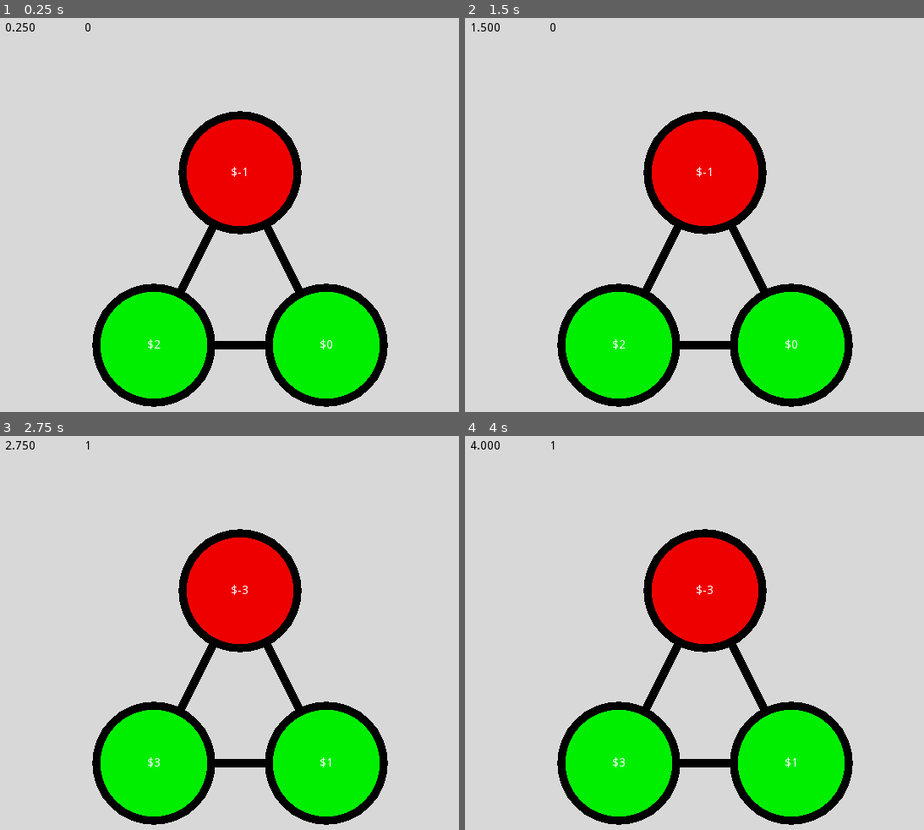
Above: before the commit, frames 1-4 (two rows, left to right).
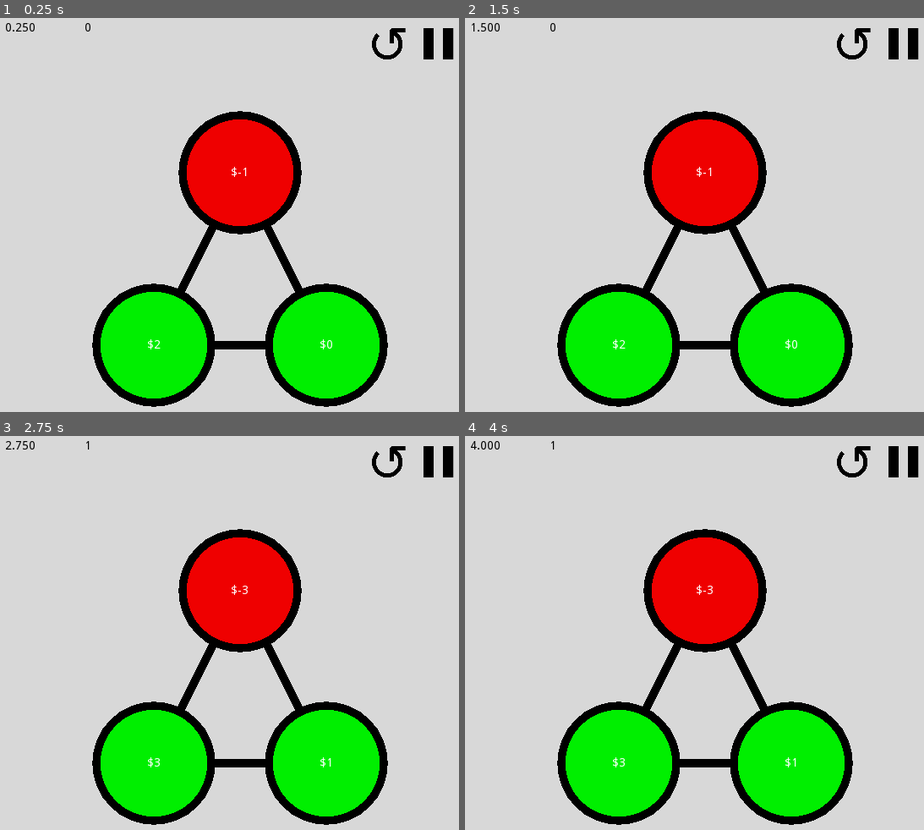
Above: after the commit, the same moments.

Repository: Inglo-Games/dollar-shuffle
Game: Godot game, scene res://scenes/game.tscn
Two runs of this game, one before a commit and one after it. Both use one fixed random seed, a clock stepped at 60 frames per second and the inputs below.
Inputs (mouse positions are in pixels of both pictures, inside the frame that each line leads up to):
- Up to frame 1 (0.25 s): no input
- Up to frame 2 (1.5 s): tap Enter at 0.5 s; move the mouse to (818, 234) at 0.52 s; click (818, 234) at 0.6 s; tap Space at 1.25 s; move the mouse to (602, 285) at 1.27 s; right-click (602, 285) at 1.35 s
- Up to frame 3 (2.75 s): tap Enter at 2 s; move the mouse to (289, 566) at 2.02 s; click (289, 566) at 2.1 s
- Up to frame 4 (4 s): tap Space at 2.75 s; move the mouse to (680, 778) at 2.77 s; right-click (680, 778) at 2.85 s; tap Enter at 3.5 s; move the mouse to (855, 751) at 3.52 s; click (855, 751) at 3.6 s

The runs differ from the first frame. In frame 1, 0.6% of the frame differs, in the area x 81-99%, y 2-11%; in frame 2, 0.6%; in frame 3, 0.6%; in frame 4, 0.6%.
Error in both runs: Invalid get index 'position' (on base: 'InputEventKey'). (res://scripts/graph_node.gd:53)

Commit message:
Adding undo and pause button assets

Diff:
--- a/scenes/game.tscn
+++ b/scenes/game.tscn
@@ -1,6 +1,8 @@
-[gd_scene load_steps=2 format=2]
+[gd_scene load_steps=4 format=2]
 
 [ext_resource path="res://scripts/level.gd" type="Script" id=1]
+[ext_resource path="res://assets/undo_btn.png" type="Texture" id=2]
+[ext_resource path="res://assets/pause_btn.png" type="Texture" id=3]
 
 [node name="base" type="Node2D" index="0"]
 
@@ -71,7 +73,8 @@
 [node name="undo_btn" type="TouchScreenButton" parent="." index="3"]
 
 position = Vector2( 450, 20 )
-normal = null
+scale = Vector2( 0.1, 0.1 )
+normal = ExtResource( 2 )
 pressed = null
 bitmask = null
 shape = null
@@ -80,11 +83,13 @@
 passby_press = false
 action = ""
 visibility_mode = 0
+_sections_unfolded = [ "Transform", "Visibility", "Z Index" ]
 
 [node name="pause_btn" type="TouchScreenButton" parent="." index="4"]
 
-position = Vector2( 510, 20 )
-normal = null
+position = Vector2( 514, 25 )
+scale = Vector2( 0.08, 0.08 )
+normal = ExtResource( 3 )
 pressed = null
 bitmask = null
 shape = null
@@ -93,4 +98,4 @@
 passby_press = false
 action = ""
 visibility_mode = 0
-_sections_unfolded = [ "Pause" ]
+_sections_unfolded = [ "Pause", "Transform" ]
Binary file added: assets/pause_btn.png
Binary file added: assets/undo_btn.png
Not shown, added: assets/pause_btn.xcf
Not shown, added: assets/undo_btn.xcf
